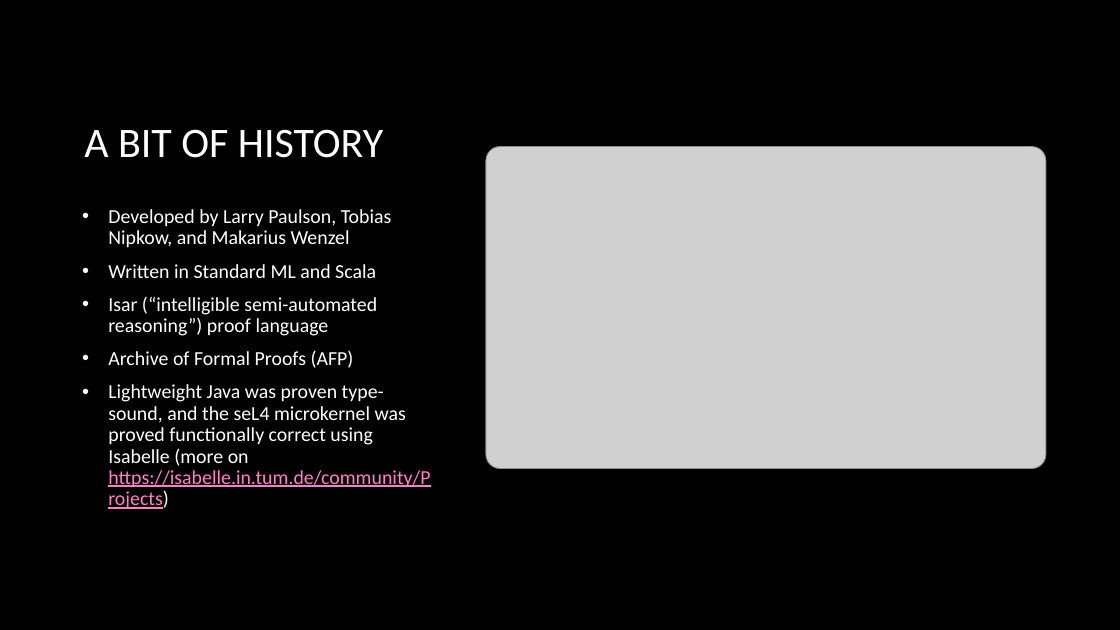
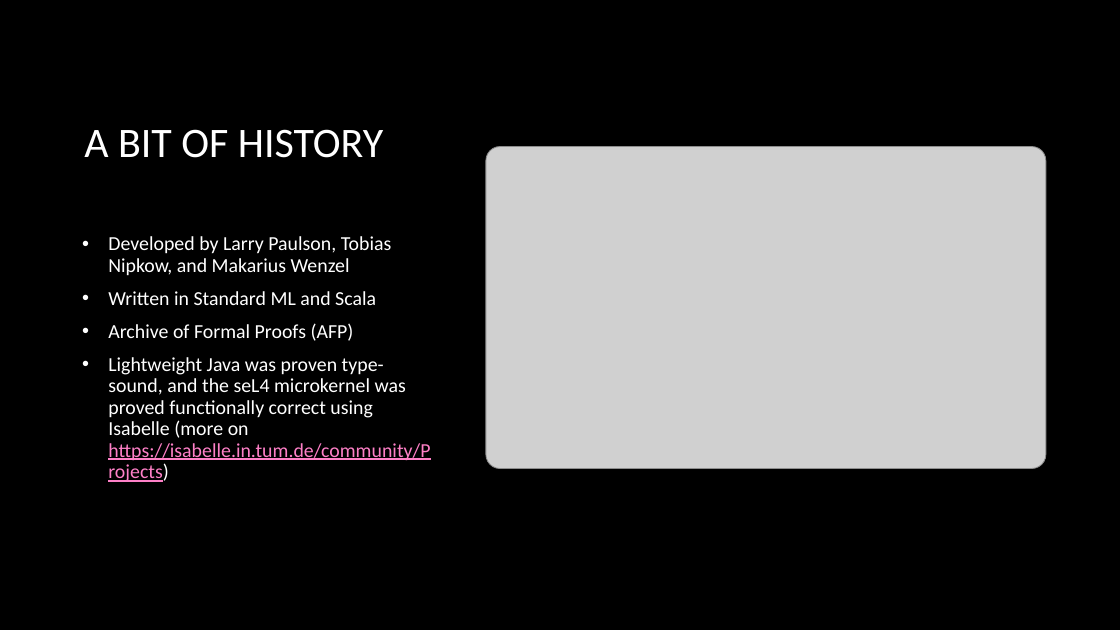
Before and after one commit to MTufekcioglu/CMSC22500-Isabelle, a slide deck: slide 2 of Presentation.pptx. Drawn at 1120x630 pixels with LibreOffice and Linux fonts; fonts in the diff are those of the drawing; grey boxes stand for pictures; background and template pictures are left out. Boxes give left, top, right and bottom in pixels: in the first picture for what was removed or moved away, otherwise in the second. Text is boxed around its words. In the diff, an @@ line names an element or a change of style, - is before the commit and + after.

```diff
--- a/Presentation.pptx
+++ b/Presentation.pptx
@@ text at (108,296,377,336): paragraph removed @@
-• Isar (“intelligible semi-automated reasoning”) proof language
```
Also in this commit, not shown: 1 other slide changed.
